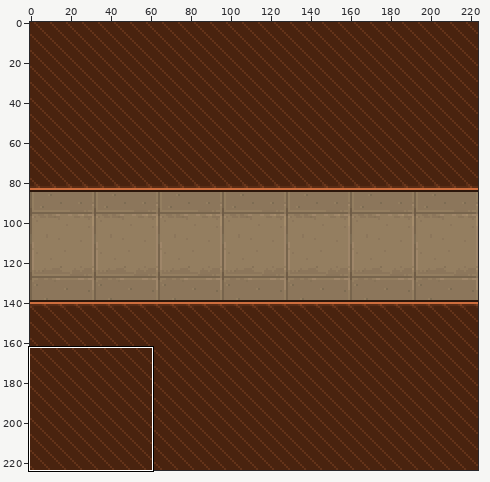
File history of a sprite sheet, assets/cell_line.png. The first picture is a wide view before the edit; the outline marks the close-up.
Close-up. Before the edit:
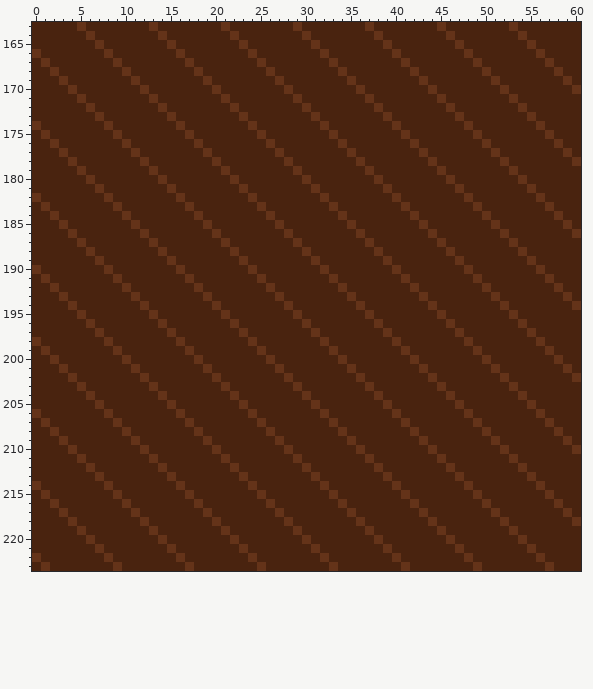
The file is 224x224 pixels. Pixels under 10% opacity are left out. Colours within 5 levels of each other are drawn and written as one. Shown: x 0..60, y 163..223. The commit also changed other parts of the picture, which this record leaves out.
After:
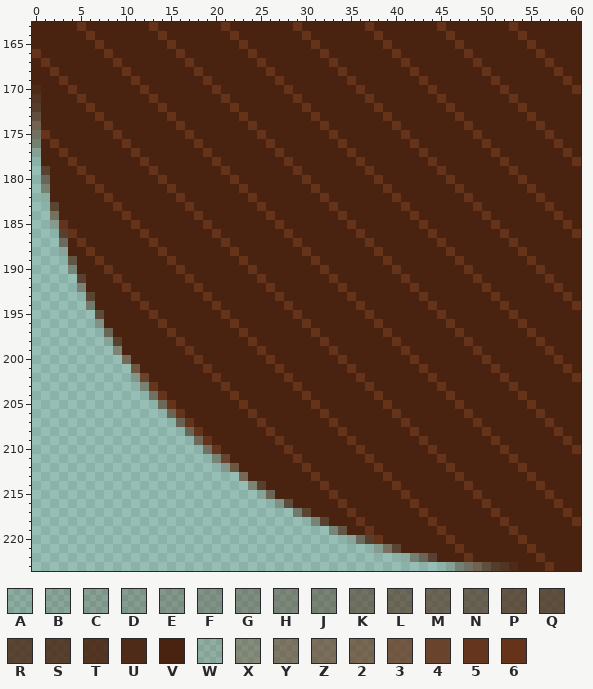
Palette (. is transparent): A #49230f1e  B #49230f2a  C #49230f32  D #49230f39  E #49230f42  F #49230f48  G #49230f51  H #49230f5a  J #49230f62  K #49230f7e  L #49230f8c  M #49230f92  N #49230f98  P #49230fad  Q #49230fb6  R #49230fc7  S #49230fd0  T #49230fe2  U #49230ff0  V #49230f  W #6433191f  X #6433195d  Y #64331983  Z #64331991  2 #6433199e  3 #643319b9  4 #643319df  5 #643319f9  6 #643319
Change:
{"y":170,"x":0,"old":"V","new":"U"}
{"y":171,"x":0,"old":"V","new":"T"}
{"y":172,"x":0,"old":"V","new":"S"}
{"y":173,"x":0,"old":"V","new":"Q"}
{"y":174,"x":0,"old":"6","new":"2"}
{"y":175,"x":0,"old":"V","new":"K"}
{"y":176,"x":0,"old":"V","new":"H"}
{"y":177,"x":0,"old":"V","new":"C"}
{"y":178,"x":0,"old":"V","new":"."}
{"y":179,"x":0,"old":"VV","new":".R"}
{"y":180,"x":0,"old":"VV","new":".M"}
{"y":181,"x":0,"old":"VV","new":".H"}
{"y":182,"x":0,"old":"6V","new":".A"}
{"y":183,"x":0,"old":"V6V","new":"..R"}
{"y":184,"x":0,"old":"VV6","new":"..Y"}
{"y":185,"x":0,"old":"VVV","new":"..D"}
{"y":186,"x":0,"old":"VVVV","new":"...S"}
{"y":187,"x":0,"old":"VVVV","new":"...K"}
{"y":188,"x":0,"old":"VVVV","new":"...B"}
{"y":189,"x":0,"old":"VVVVV","new":"....P"}
{"y":190,"x":0,"old":"6VVVV","new":"....G"}
{"y":191,"x":0,"old":"V6VVVV","new":".....R"}
{"y":192,"x":0,"old":"VV6VVV","new":".....J"}
{"y":193,"x":0,"old":"VVV6VVV","new":"......R"}
{"y":194,"x":0,"old":"VVVV6VV","new":"......J"}
{"y":195,"x":0,"old":"VVVVV6VV","new":".......Q"}
{"y":196,"x":0,"old":"VVVVVV6V","new":".......F"}
{"y":197,"x":0,"old":"VVVVVVV6V","new":"........M"}
{"y":198,"x":0,"old":"6VVVVVVV6V","new":"........WS"}
{"y":199,"x":0,"old":"V6VVVVVVV6","new":".........X"}
{"y":200,"x":0,"old":"VV6VVVVVVV6","new":"..........Z"}
{"y":201,"x":0,"old":"VVV6VVVVVVV6","new":"...........3"}
{"y":202,"x":0,"old":"VVVV6VVVVVVV6","new":"...........E4"}
{"y":203,"x":0,"old":"VVVVV6VVVVVVV6","new":"............J5"}
{"y":204,"x":0,"old":"VVVVVV6VVVVVVV","new":".............K"}
{"y":205,"x":0,"old":"VVVVVVV6VVVVVVV","new":"..............L"}
{"y":206,"x":0,"old":"6VVVVVVV6VVVVVVV","new":"...............M"}
{"y":207,"x":0,"old":"V6VVVVVVV6VVVVVVV","new":"................N"}
{"y":208,"x":0,"old":"VV6VVVVVVV6VVVVVVV","new":".................M"}
{"y":209,"x":0,"old":"VVV6VVVVVVV6VVVVVVV","new":"..................L"}
{"y":210,"x":0,"old":"VVVV6VVVVVVV6VVVVVVV6","new":"...................K5"}
{"y":211,"x":0,"old":"VVVVV6VVVVVVV6VVVVVVV6","new":"....................J4"}
{"y":212,"x":0,"old":"VVVVVV6VVVVVVV6VVVVVVV6","new":".....................E3"}
{"y":213,"x":0,"old":"VVVVVVV6VVVVVVV6VVVVVVV6","new":".......................Z"}
{"y":214,"x":0,"old":"6VVVVVVV6VVVVVVV6VVVVVVV6V","new":"........................XS"}
{"y":215,"x":0,"old":"V6VVVVVVV6VVVVVVV6VVVVVVV6V","new":".........................WM"}
{"y":216,"x":0,"old":"VV6VVVVVVV6VVVVVVV6VVVVVVV6VV","new":"...........................FQ"}
{"y":217,"x":0,"old":"VVV6VVVVVVV6VVVVVVV6VVVVVVV6VVV","new":".............................JR"}
{"y":218,"x":0,"old":"VVVV6VVVVVVV6VVVVVVV6VVVVVVV6VVVV","new":"...............................JR"}
{"y":219,"x":0,"old":"VVVVV6VVVVVVV6VVVVVVV6VVVVVVV6VVVVV","new":".................................GP"}
{"y":220,"x":0,"old":"VVVVVV6VVVVVVV6VVVVVVV6VVVVVVV6VVVVVVV","new":"...................................BKS"}
{"y":221,"x":0,"old":"VVVVVVV6VVVVVVV6VVVVVVV6VVVVVVV6VVVVVVV6V","new":"......................................DYR"}
{"y":222,"x":0,"old":"6VVVVVVV6VVVVVVV6VVVVVVV6VVVVVVV6VVVVVVV6VVVV","new":".........................................AHMR"}
{"y":223,"x":0,"old":"V6VVVVVVV6VVVVVVV6VVVVVVV6VVVVVVV6VVVVVVV6VVVVVVV6VVVV","new":"..............................................CHK2QSTU"}
{"label":"changed","picture_box":[32,85,518,571]}
